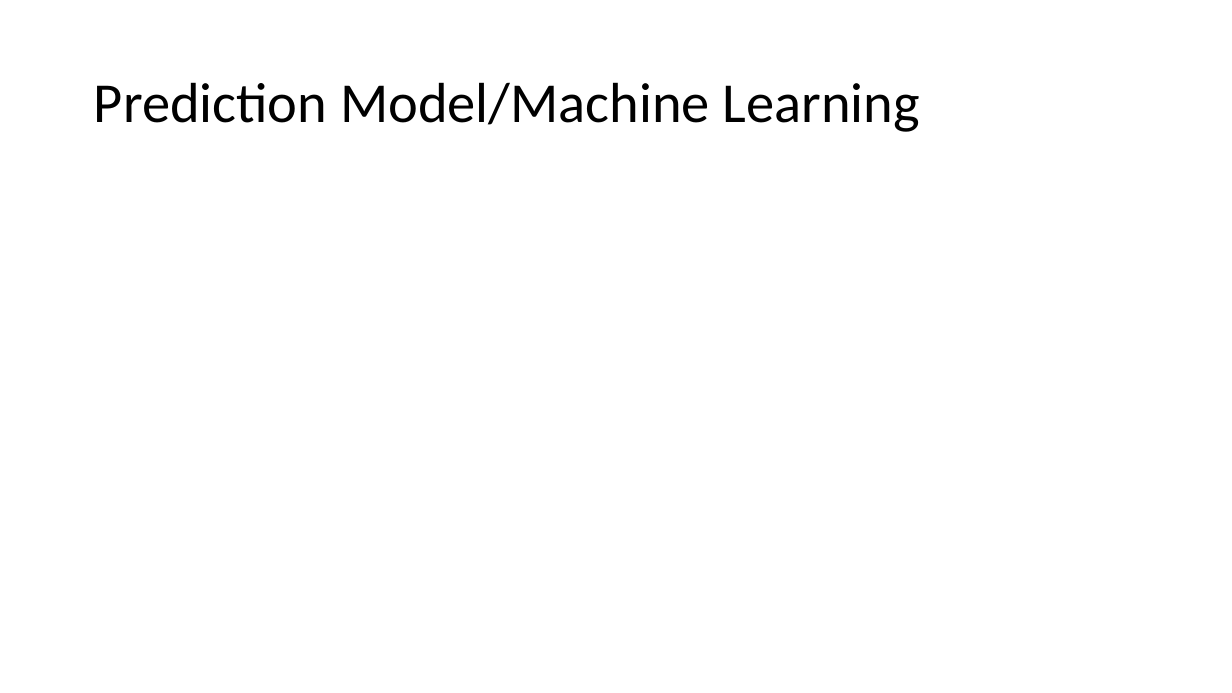
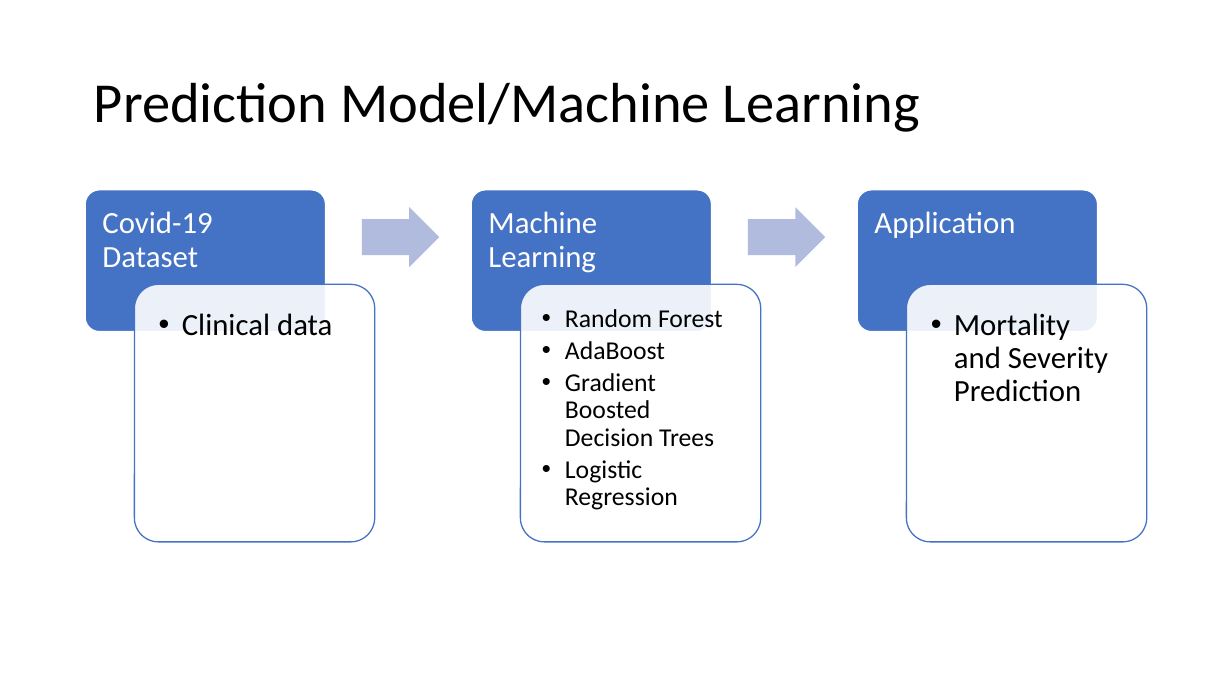
Before and after one commit to rvroomiii/group_hub, a slide deck: slide 5 of Covid-presentation.pptx. Drawn at 1232x693 pixels with LibreOffice and Linux fonts; fonts in the diff are those of the drawing. Boxes give left, top, right and bottom in pixels: in the first picture for what was removed or moved away, otherwise in the second. Text is boxed around its words. In the diff, an @@ line names an element or a change of style, - is before the commit and + after.

```diff
--- a/Covid-presentation.pptx
+++ b/Covid-presentation.pptx
@@ group added at box(85, 190, 1147, 543): 6 rounded rectangles, 6 texts, 2 right arrows @@
+Covid-19 Dataset
+  • Clinical data
+Machine Learning
+  • Random Forest
+  • AdaBoost
+  • Gradient Boosted Decision Trees
+  • Logistic Regression
+Application
+  • Mortality and Severity Prediction
```
Also in this commit, not shown: 2 other slides changed.
